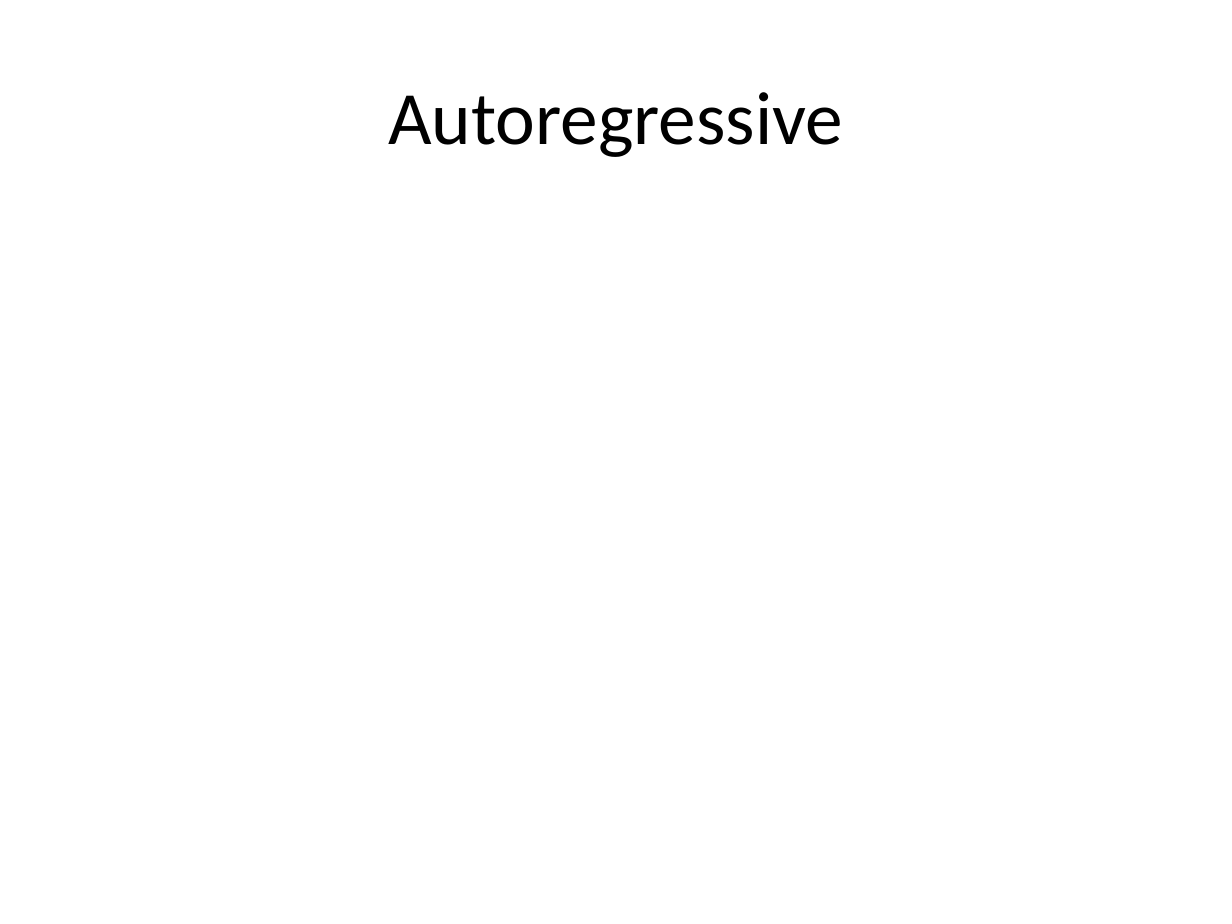
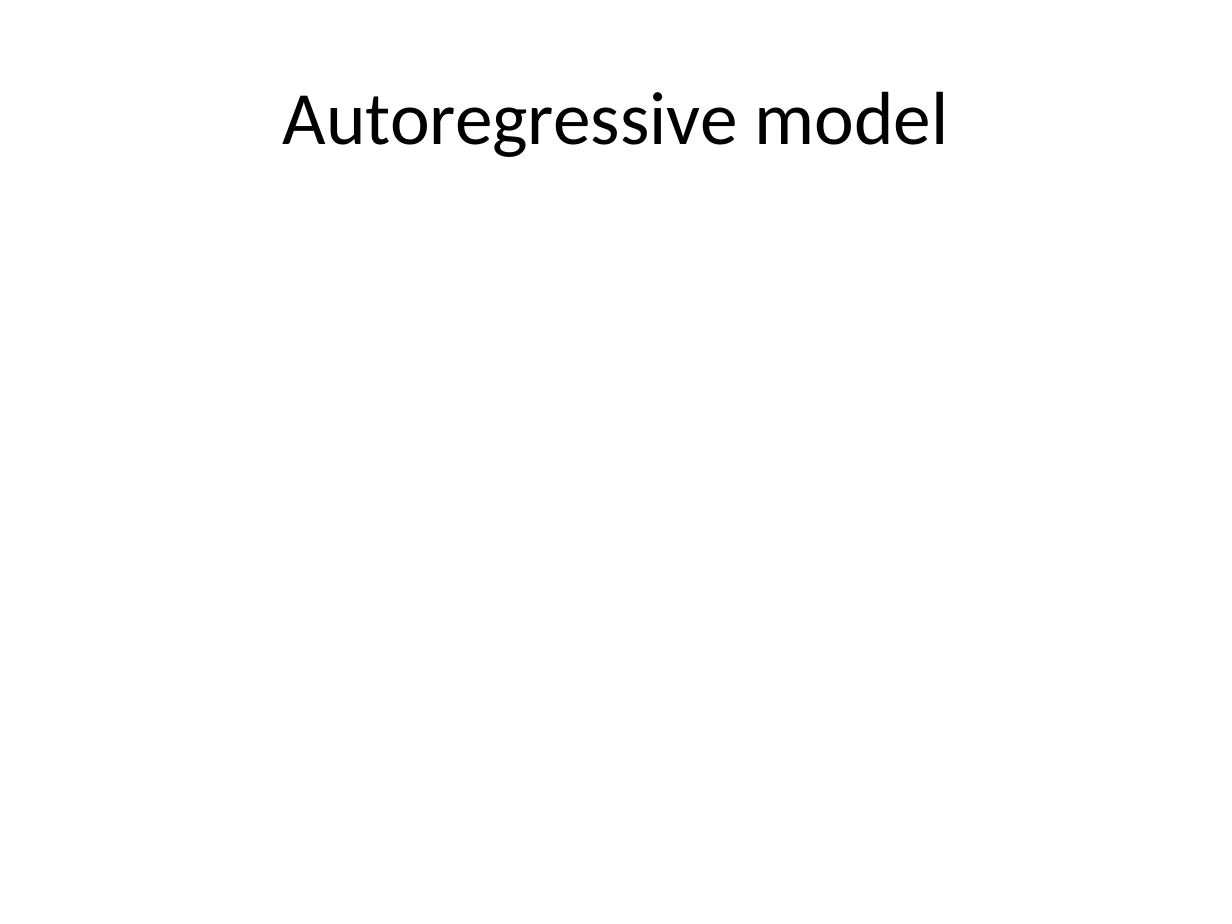
Before and after one commit to pmean/basic-time-series, a slide deck: slide 24 of src/basics.pptx (slide 20 before the commit). Drawn at 1232x924 pixels with LibreOffice and Linux fonts; fonts in the diff are those of the drawing. Boxes give left, top, right and bottom in pixels: in the first picture for what was removed or moved away, otherwise in the second. Text is boxed around its words. In the diff, an @@ line names an element or a change of style, - is before the commit and + after.

```diff
--- a/src/basics.pptx
+++ b/src/basics.pptx
@@ title at (x1=283, y1=91, x2=948, y2=157): text changed @@
-Autoregressive
+Autoregressive model
```
Also in this commit, not shown: 20 other slides changed, 33 slides added, 9 slides removed, 1 other file.
